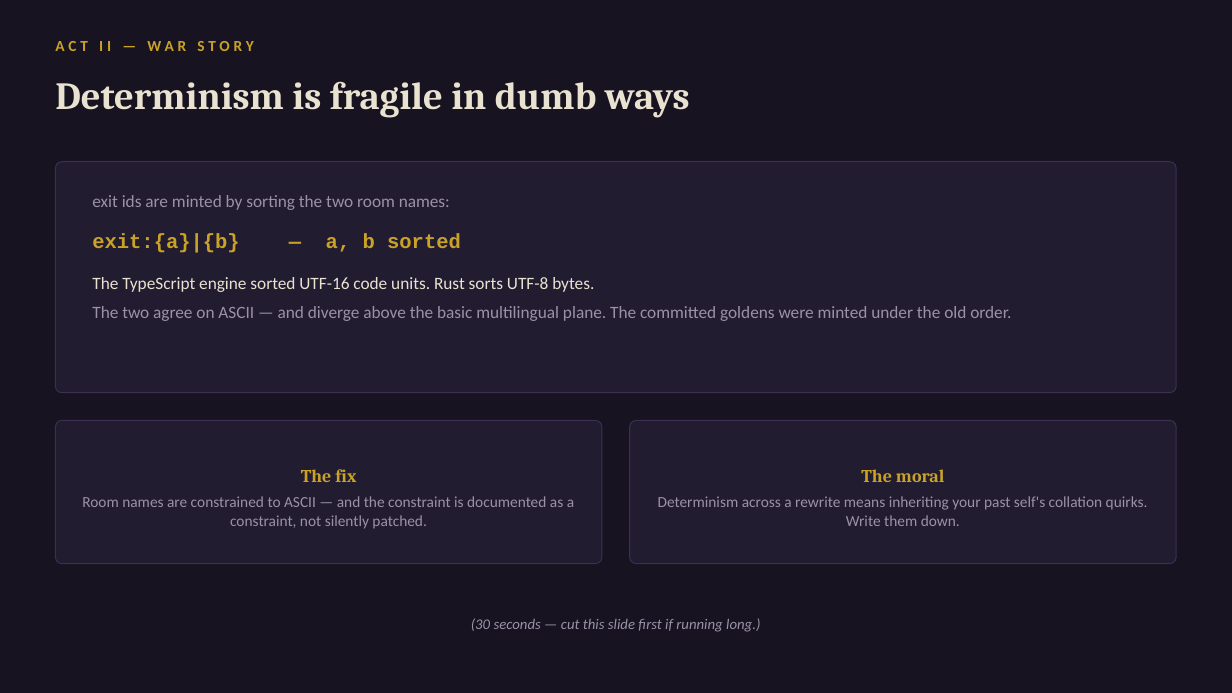
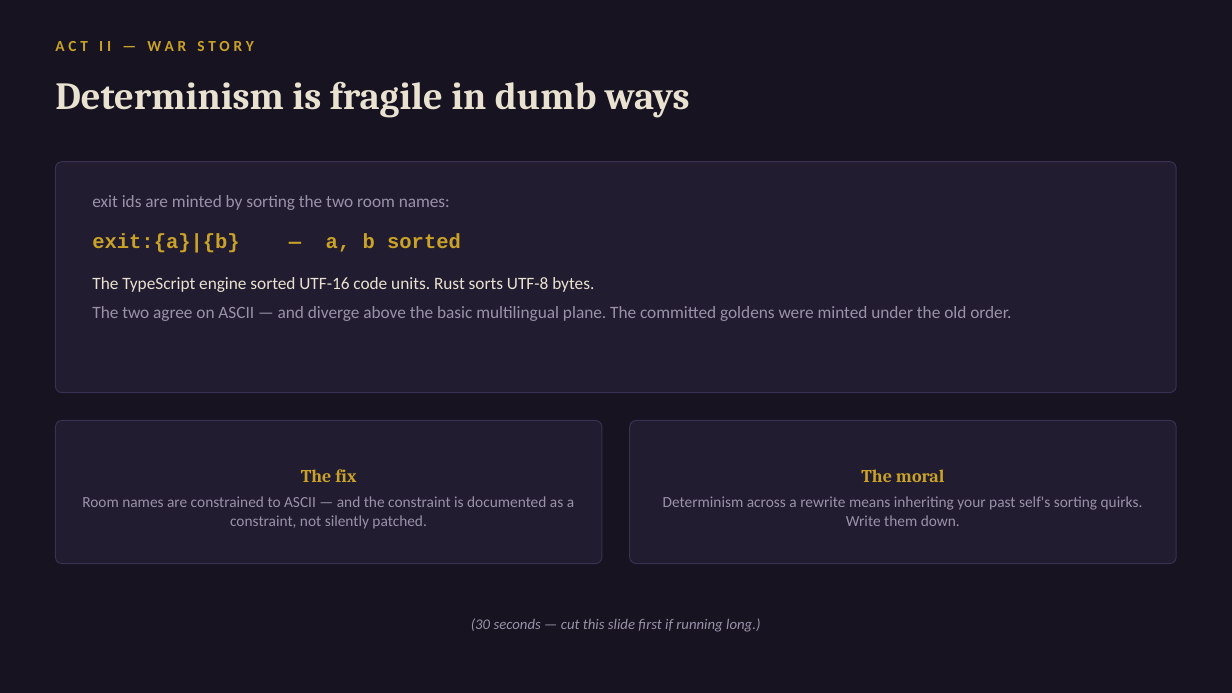
Before and after one commit to daniel0mullins/WickedWays, a slide deck: slide 6 of docs/talks/decks/04-deep-dive.pptx. Drawn at 1232x693 pixels with LibreOffice and Linux fonts; fonts in the diff are those of the drawing. Boxes give left, top, right and bottom in pixels: in the first picture for what was removed or moved away, otherwise in the second. Text is boxed around its words. In the diff, an @@ line names an element or a change of style, - is before the commit and + after.

```diff
--- a/docs/talks/decks/04-deep-dive.pptx
+++ b/docs/talks/decks/04-deep-dive.pptx
@@ text at (x1=663, y1=496, x2=1143, y2=526): text changed @@
-Determinism across a rewrite means inheriting your past self's collation quirks. Write them down.
+Determinism across a rewrite means inheriting your past self's sorting quirks. Write them down.
```
Also in this commit, not shown: 9 other slides changed, 7 other files.
